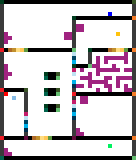
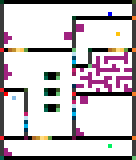
Before/after of a 136 x 160 layered artwork. What changed in the layer stack:
painted on "Layer 6" over [72, 72, 76, 84]
